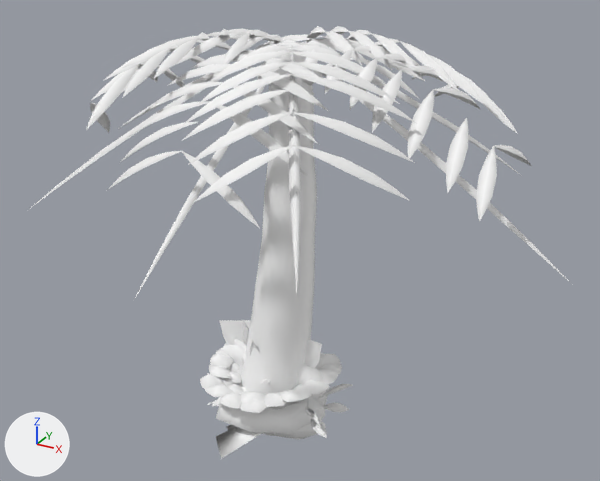
Two versions of the glTF model assets/generated/tropical-vegetation.glb, one commit apart.
Camera for both pictures: a 50 mm lens placed at (4.35, -7.17, 5.92), pointed at (0.32, 0.15, 2.25). The lights are fixed; the arrows at lower left show +X, +Y and +Z. The picture after the commit comes second. Where no turn or scale is listed for an object, it has been applied to the vertices.

The first picture shows 'Bird_A', 'Bush', 'Palm', 'Reef_Fan', 'Reef_Table', 'Rock', 'Sea_Lobster' and 3 more.
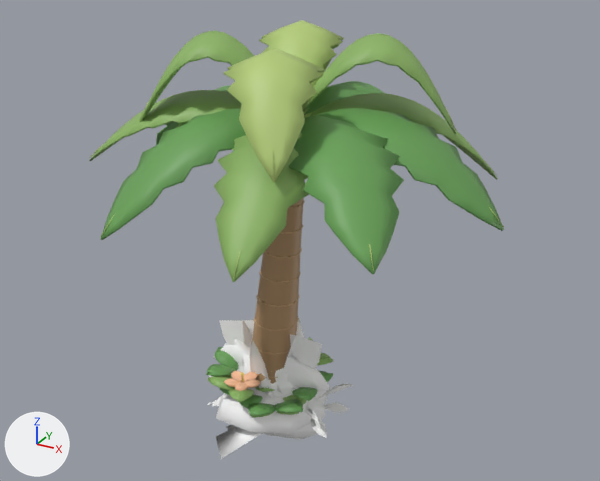
Where the change shows, as pixel boxes (x1, y1, x2, y2) in the pictures (600 x 481 px):
'Palm.001', added (green)
    after: (89, 20, 504, 387)
'Palm', deleted
    before: (27, 26, 569, 395)
'Bush', reshaped
    before: (200, 342, 342, 413)
    after: (207, 337, 333, 418)

The edits, one by one:
Mesh me_hibiscus_leaf_012 is new.
It has 2600 vertices, 4950 faces and spans x -0.749..0.705, y -0.748..0.747, z 0.0..0.802.
It uses material mat_defaultmaterial_003.
Mesh me_torus is new.
It has 3227 vertices, 6372 faces and spans x -2.0..2.55, y -1.99..2.21, z 0.0..4.49.
It uses material mat_defaultmaterial_009.
Object 'Bush' (ob_bush) now shows me_hibiscus_leaf_012 instead of me_bush_mesh.
Object 'Palm' (ob_palm) is deleted.
Object 'Palm.001' (ob_palm_001) is new; it shows me_torus.
Its location is (0.0, 0.0, 0.0).
